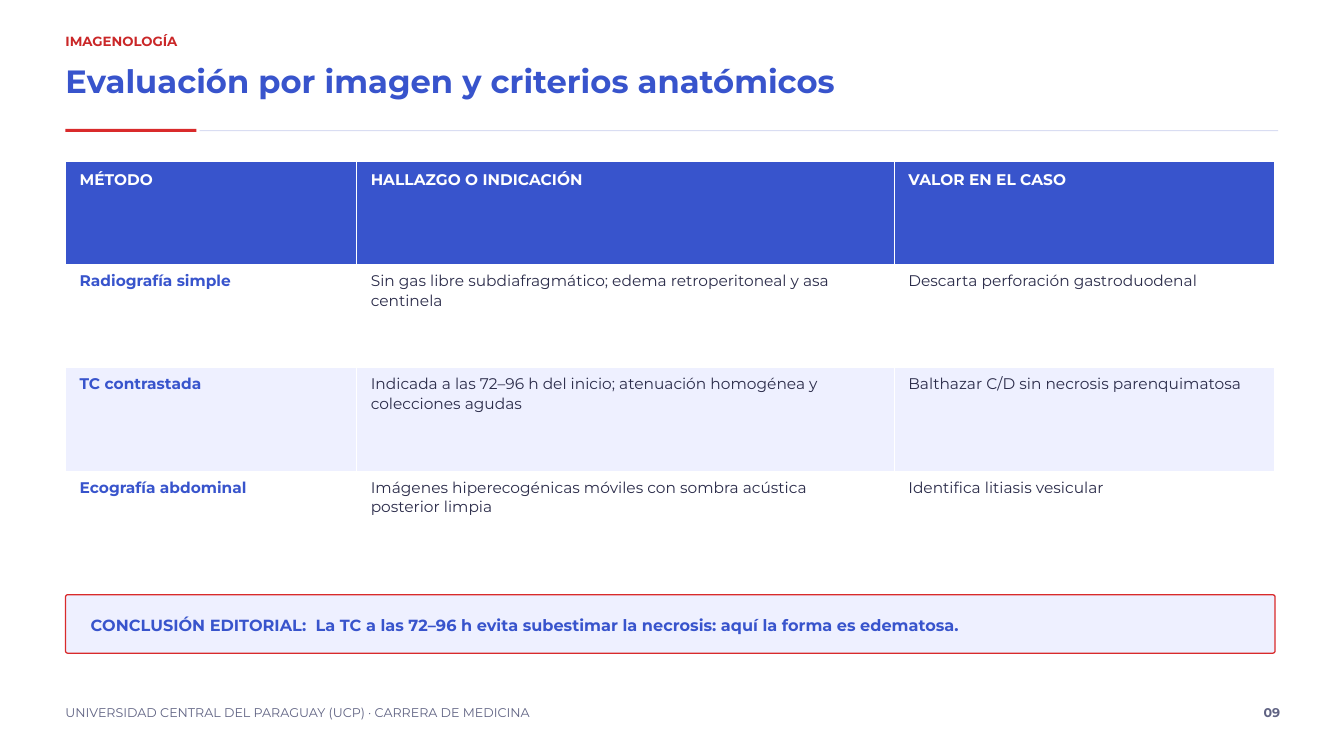
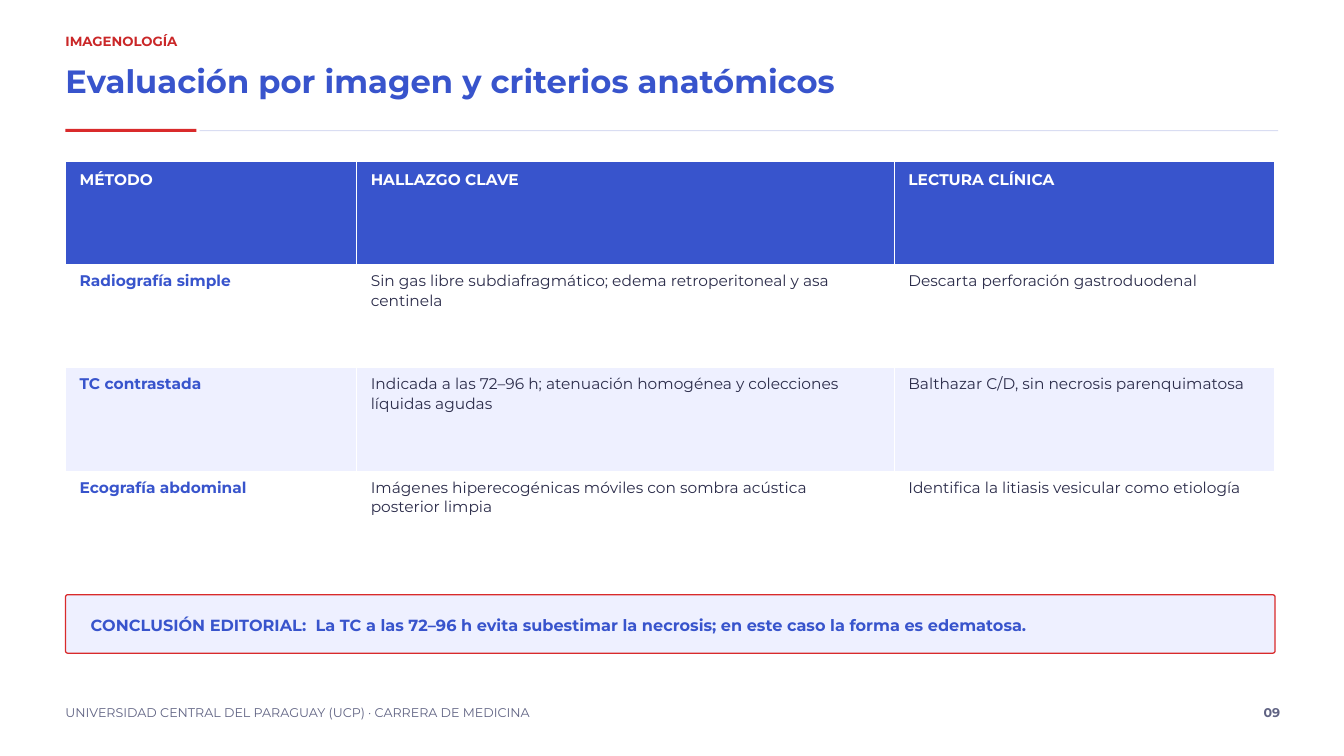
Before and after one commit to rpsin9096/slide-repo-v1, a slide deck: slide 9 of entregas-es/pancreatitis-biliar/Pancreatitis_biliar_12_diapositivas_es.pptx. Drawn at 1344x756 pixels with LibreOffice and Linux fonts; fonts in the diff are those of the drawing. Boxes give left, top, right and bottom in pixels: in the first picture for what was removed or moved away, otherwise in the second. Text is boxed around its words. In the diff, an @@ line names an element or a change of style, - is before the commit and + after.

```diff
--- a/entregas-es/pancreatitis-biliar/Pancreatitis_biliar_12_diapositivas_es.pptx
+++ b/entregas-es/pancreatitis-biliar/Pancreatitis_biliar_12_diapositivas_es.pptx
@@ table at (x1=66, y1=161, x2=1275, y2=575) @@
-row 1, column 2: HALLAZGO O INDICACIÓN
+row 1, column 2: HALLAZGO CLAVE
-row 1, column 3: VALOR EN EL CASO
+row 1, column 3: LECTURA CLÍNICA
-row 3, column 2: Indicada a las 72–96 h del inicio; atenuación homogénea y colecciones agudas
+row 3, column 2: Indicada a las 72–96 h; atenuación homogénea y colecciones líquidas agudas
-row 3, column 3: Balthazar C/D sin necrosis parenquimatosa
+row 3, column 3: Balthazar C/D, sin necrosis parenquimatosa
-row 4, column 3: Identifica litiasis vesicular
+row 4, column 3: Identifica la litiasis vesicular como etiología
@@ text at (x1=91, y1=616, x2=1026, y2=634): text changed @@
-CONCLUSIÓN EDITORIAL: La TC a las 72–96 h evita subestimar la necrosis: aquí la forma es edematosa.
+CONCLUSIÓN EDITORIAL: La TC a las 72–96 h evita subestimar la necrosis; en este caso la forma es edematosa.
```
Also in this commit, not shown: 8 other slides changed, 3 other files.
